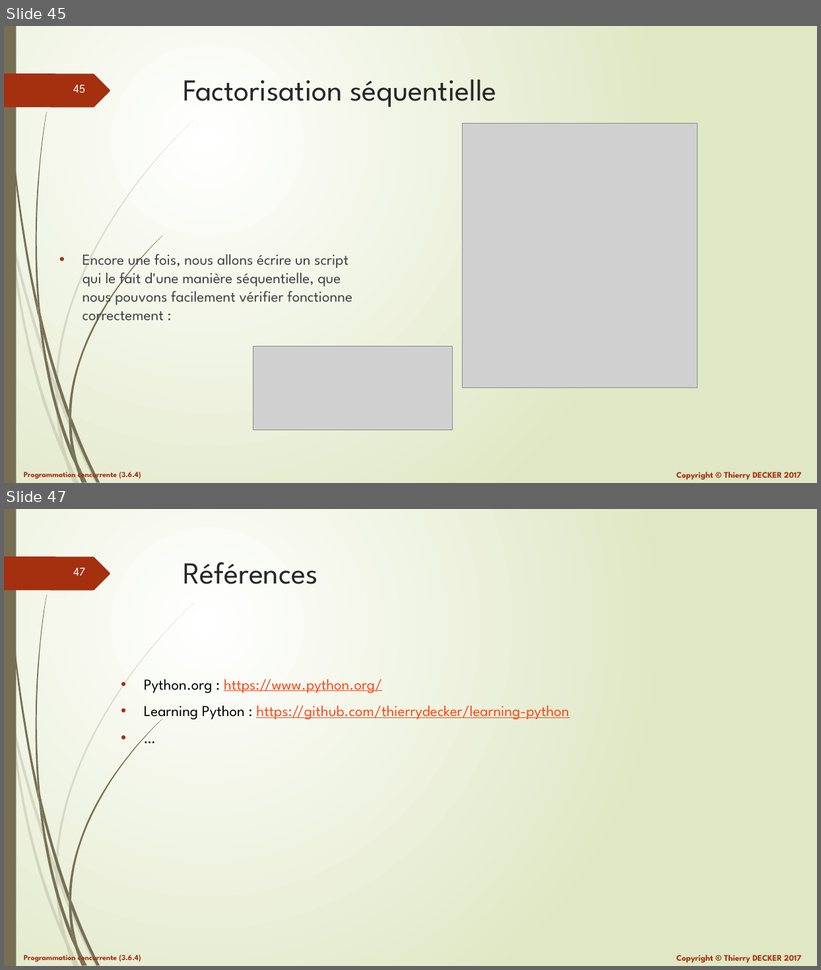
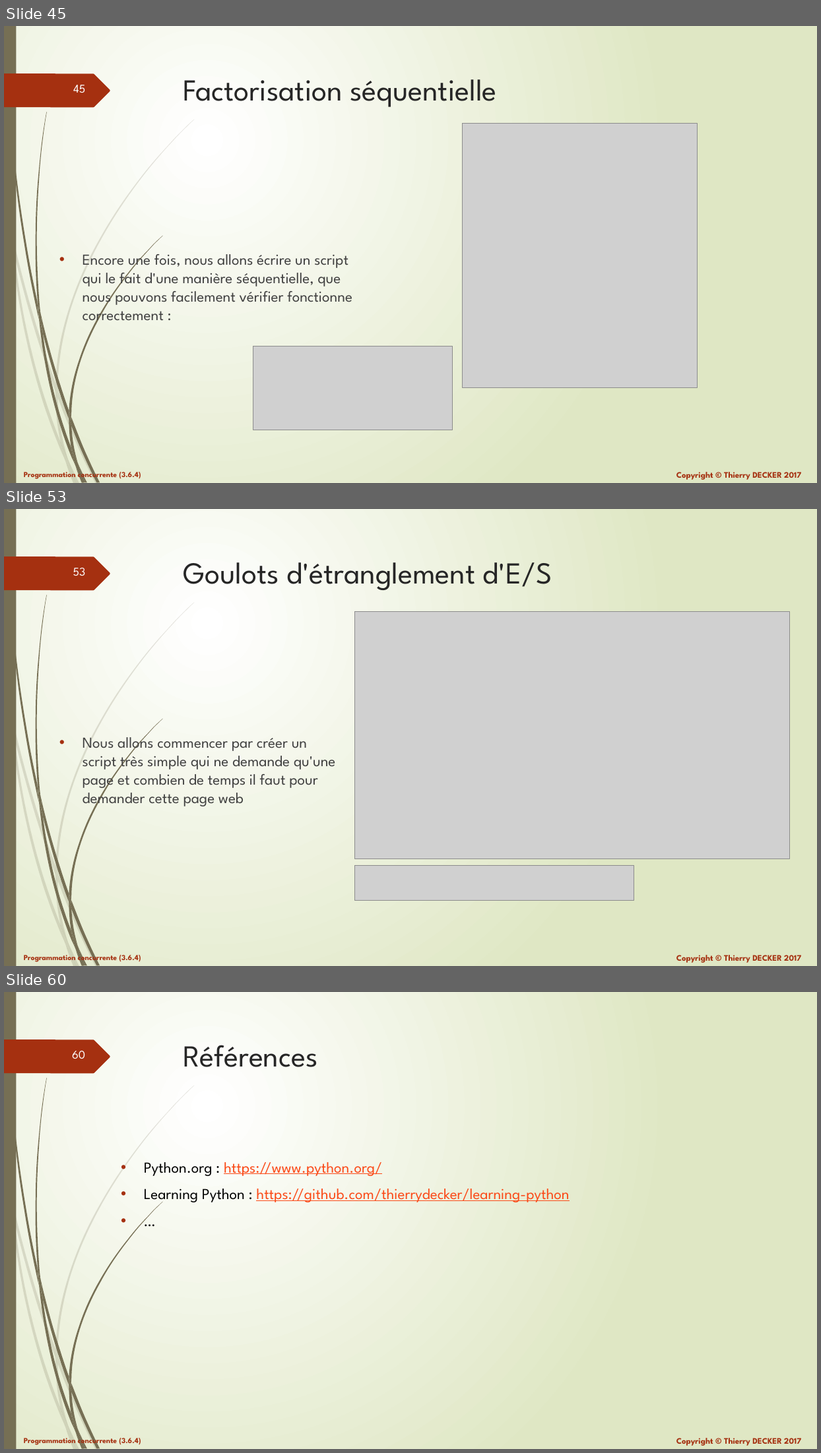
Before and after one commit to VikmanTheRacoon/learning-python, a slide deck: documentations/python-103.pptx. Shown one above the other, each under a label of ours: slides 45 and 47 before the commit, slides 45, 53 and 60 after it; the slides between them are not shown. The pictures are 821x970 and 821x1453 pixels, drawn with LibreOffice and Linux fonts; fonts in the diff are those of the drawing; grey boxes stand for pictures. Boxes give left, top, right and bottom in pixels: in the first picture for what was removed or moved away, otherwise in the second. Text is boxed around its words. In the diff, an @@ line names an element or a change of style, - is before the commit and + after.

```diff
--- a/documentations/python-103.pptx
+++ b/documentations/python-103.pptx
@@ slide 53 added at box(4, 509, 817, 966), background gradient #FFFFFF to #DFE8C4; not listed: 27 template elements that a slide beside it also shows @@
@@ title added at box(183, 562, 552, 590), 36 pt, text #262626 @@
+Goulots d'étranglement d'E/S
@@ picture added at box(355, 611, 789, 859) @@
@@ text added at box(83, 733, 336, 808), 18 pt, text #404040 @@
+• Nous allons commencer par créer un script très simple qui ne demande qu'une page et combien de temps il faut pour demander cette page web
@@ picture added at box(355, 866, 634, 900) @@
@@ what was slide 47 is now slide 60 @@
@@ page number at box(72, 1051, 85, 1059): text changed @@
-47
+60
```
Also in this commit, not shown: 1 slide changed, 12 other slides added, 1 other file.
